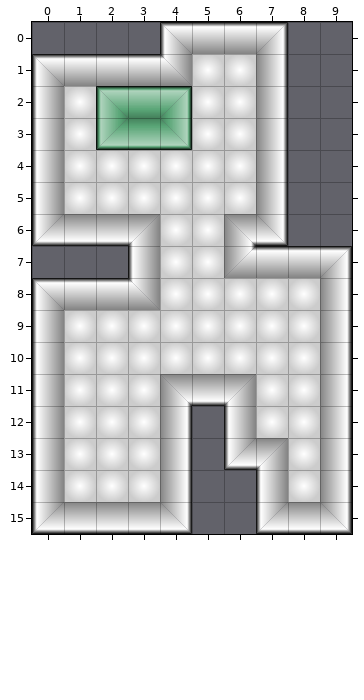
Tiled map, stored at designs/test_map2.tmx. This is how it looked before the edit.
Cells are 32x32 px. Shown: x 0..9, y 0..15.
Now the later version:
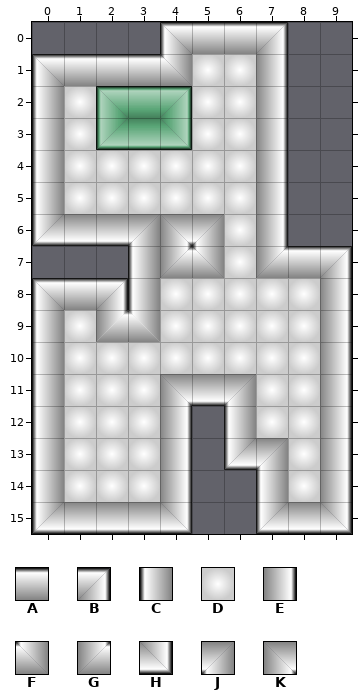
Key: from "Murs Gris": A 1, B 2, C 5, D 6, E 7, F 8, G 9, H 12, J 13, K 14.
_ is an empty cell.
Changes in this commit:
Layer "ground":
There is now tile D in rows 6 to 7 at x 6.
Tile D is removed in rows 6 to 7 at x 4 to 5.
Layer "walls":
The edit turns tile A into tile B in row 8 at x 2.
The edit turns tile F into tile C in row 8 at x 3.
The edit turns tile H into tile E in row 6 at x 7.
There is now tile F in row 7 at x 5; in row 9 at x 3.
The edit turns tile A into tile G in row 7 at x 7.
There is now tile G in row 7 at x 4; in row 9 at x 2.
There is now tile J in row 6 at x 5.
There is now tile K in row 6 at x 4.
Tile G is removed in row 7 at x 6.
Tile K is removed in row 6 at x 6.
Pixel boxes of the changes (left, top, right, bottom) in both pictures:
changed: (96, 214, 288, 342)
